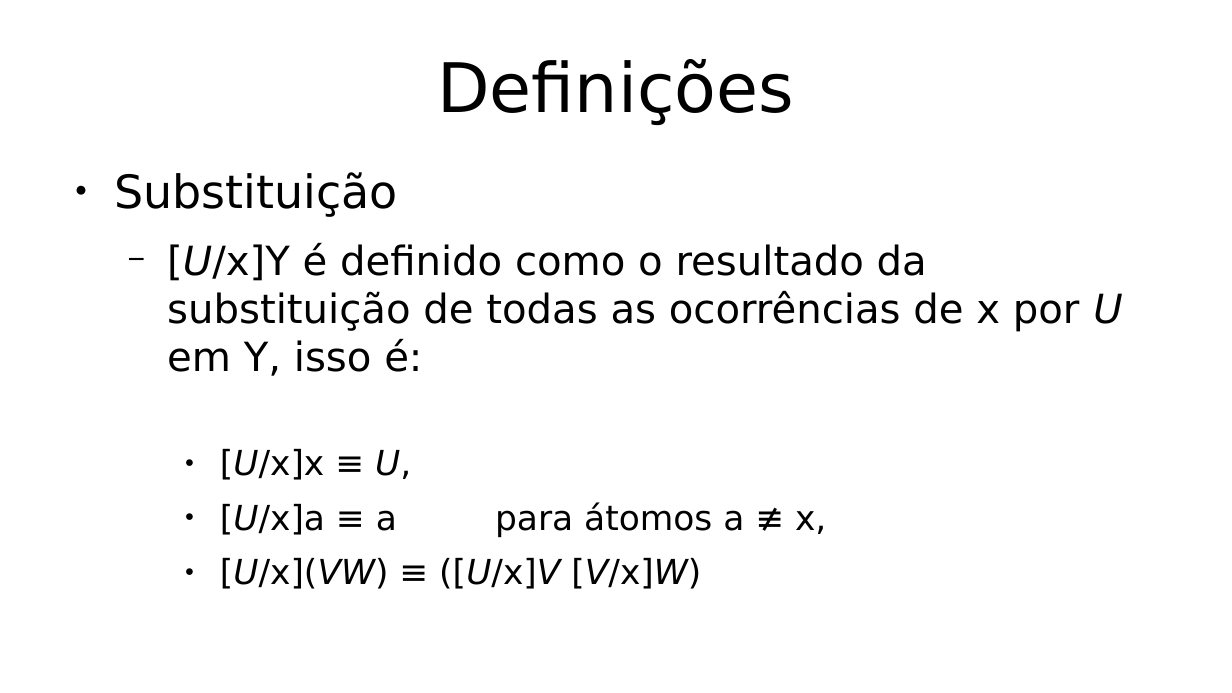
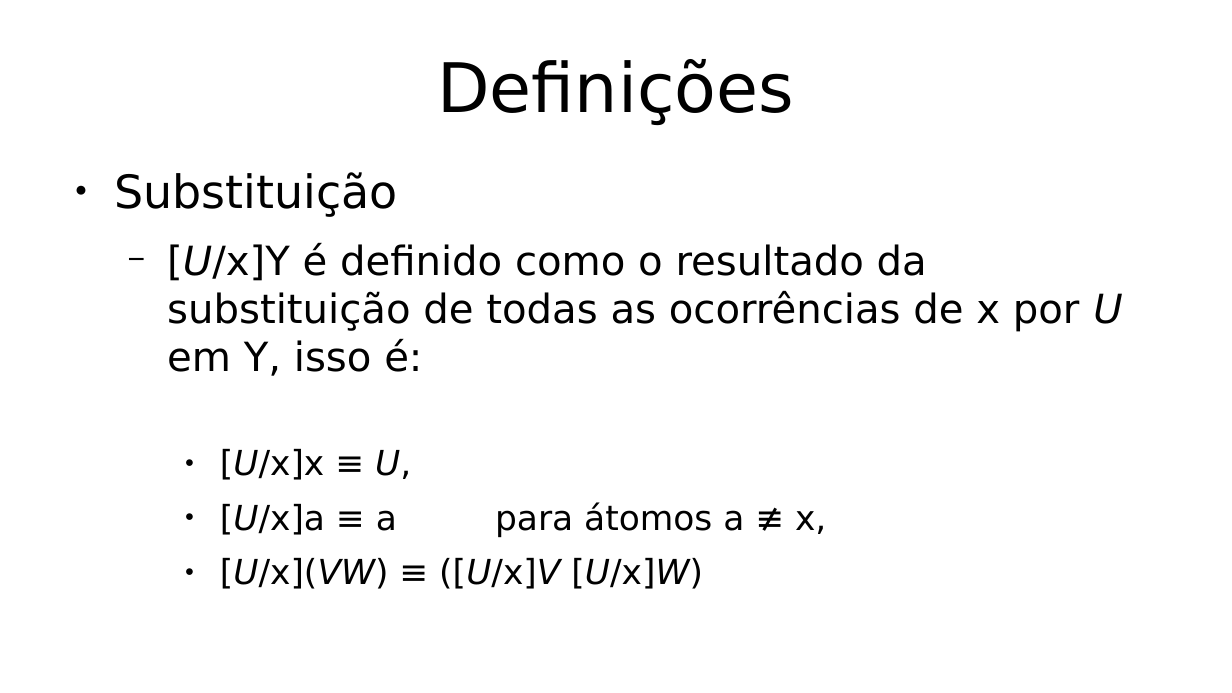
Before and after one commit to hlah/teoria_da_computacao, a slide deck: slide 14 of pesquisa/slides.odp. Drawn at 1232x693 pixels with LibreOffice and Linux fonts; fonts in the diff are those of the drawing. Boxes give left, top, right and bottom in pixels: in the first picture for what was removed or moved away, otherwise in the second. Text is boxed around its words. In the diff, an @@ line names an element or a change of style, - is before the commit and + after.

```diff
--- a/pesquisa/slides.odp
+++ b/pesquisa/slides.odp
@@ text at [220, 557, 703, 589]: text changed @@
-    ● [U/x](VW) ≡ ([U/x]V [V/x]W)
+    ● [U/x](VW) ≡ ([U/x]V [U/x]W)
```
Also in this commit, not shown: 3 other slides changed.
